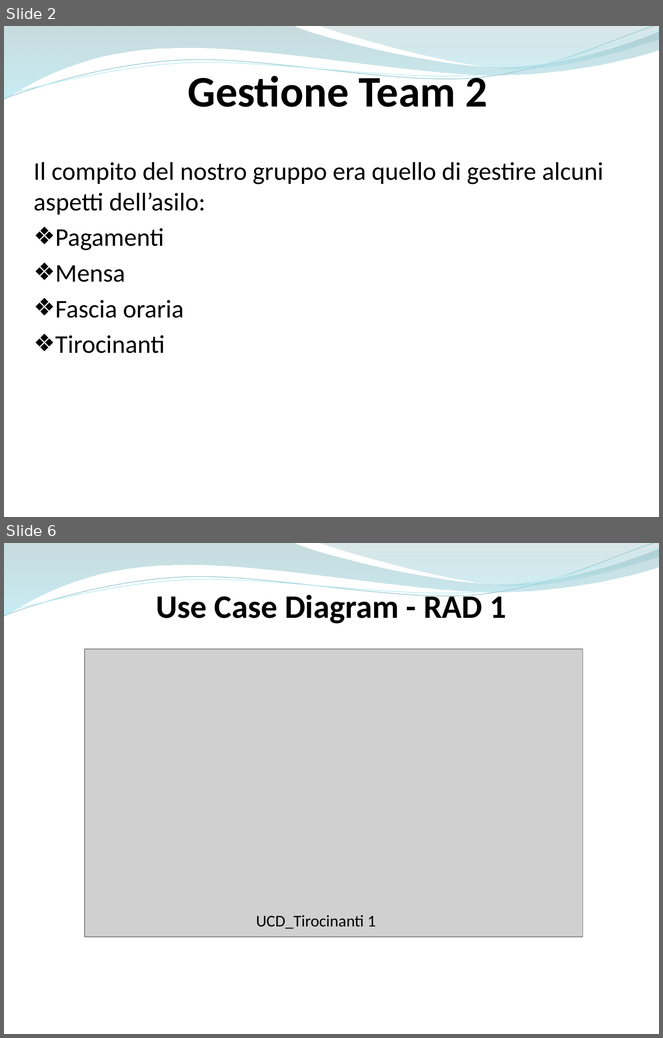
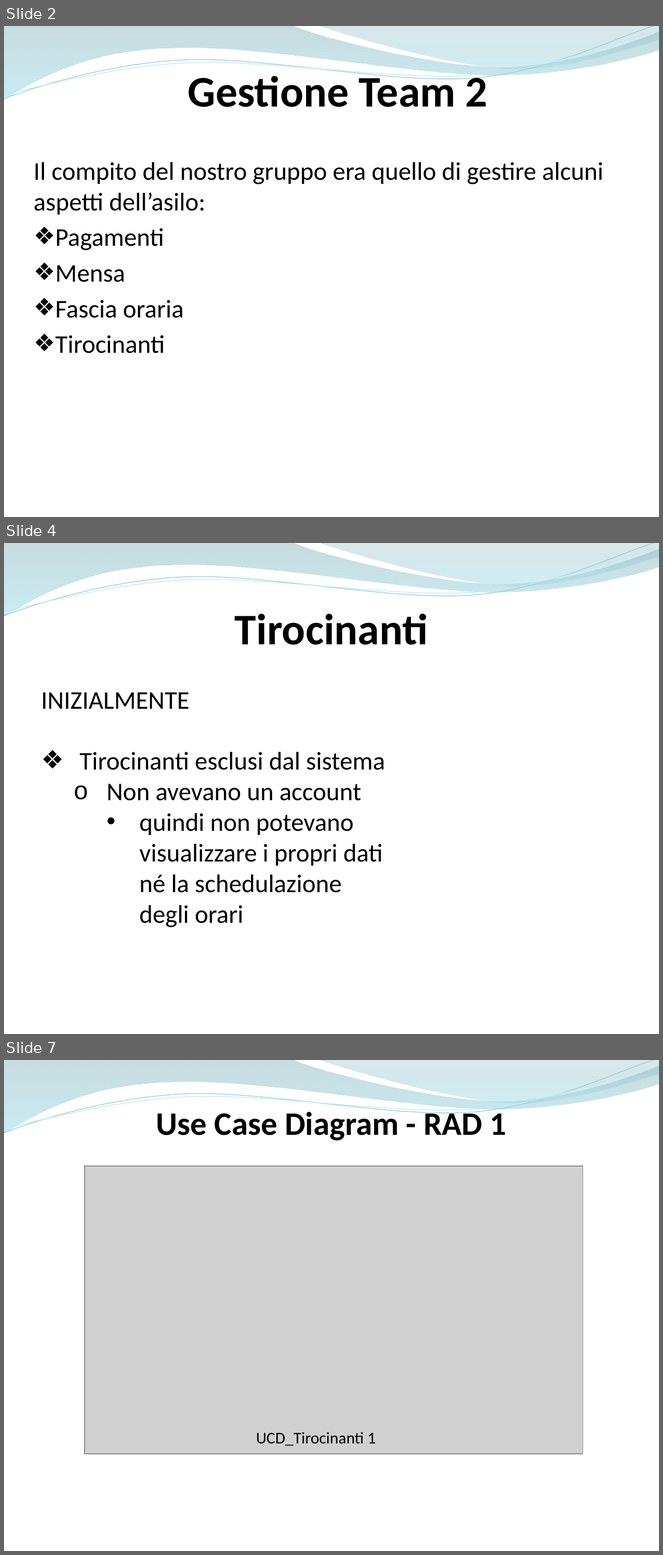
Before and after one commit to ammirate/at-silo, a slide deck: Presentazione/Atsilo2/Durante/Atsilo_M_PresentazioneFinale.pptx. Shown one above the other, each under a label of ours: slides 2 and 6 before the commit, slides 2, 4 and 7 after it; the slides between them are not shown. The pictures are 663x1038 and 663x1555 pixels, drawn with LibreOffice and Linux fonts; fonts in the diff are those of the drawing; grey boxes stand for pictures. Boxes give left, top, right and bottom in pixels: in the first picture for what was removed or moved away, otherwise in the second. Text is boxed around its words. In the diff, an @@ line names an element or a change of style, - is before the commit and + after.

```diff
--- a/Presentazione/Atsilo2/Durante/Atsilo_M_PresentazioneFinale.pptx
+++ b/Presentazione/Atsilo2/Durante/Atsilo_M_PresentazioneFinale.pptx
@@ slide 4 added at [4,543,659,1034], background #FFFFFF; not listed: 4 template elements that a slide beside it also shows @@
@@ text added at [235,614,428,645], 48 pt, text #000000, bold @@
+Tirocinanti
@@ text added at [41,692,385,928], 28 pt, text #000000 @@
+INIZIALMENTE
+❖ Tirocinanti esclusi dal sistema
+  o Non avevano un account
+    • quindi non potevano visualizzare i propri dati né la schedulazione degli orari
@@ what was slide 6 is now slide 7 @@
```
Also in this commit, not shown: 5 slides changed, 1 other slide added, 2 slides removed.
